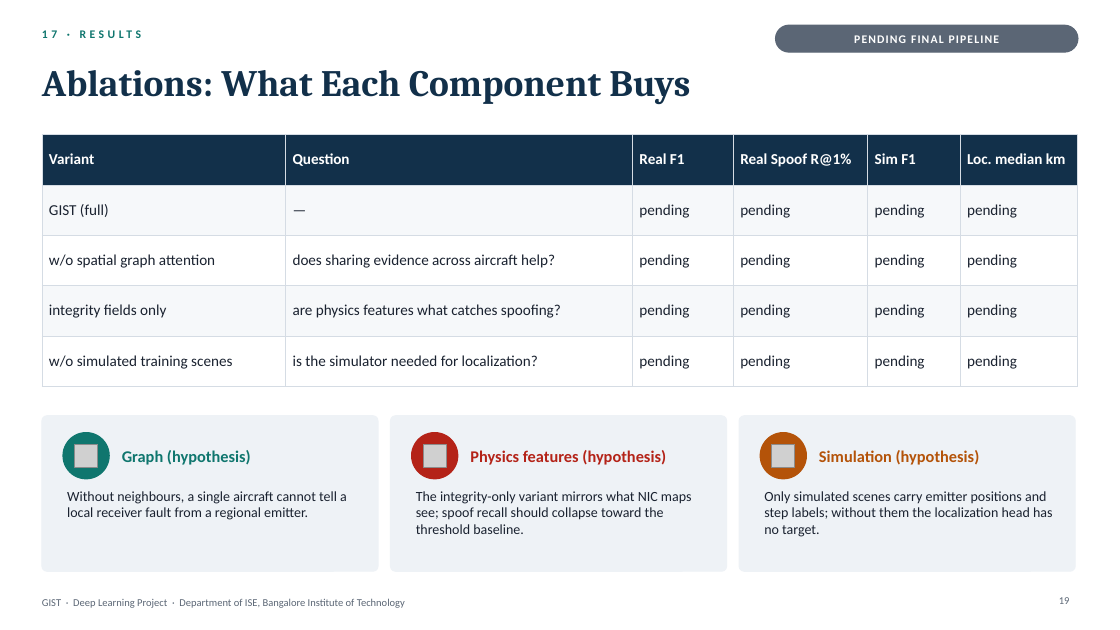
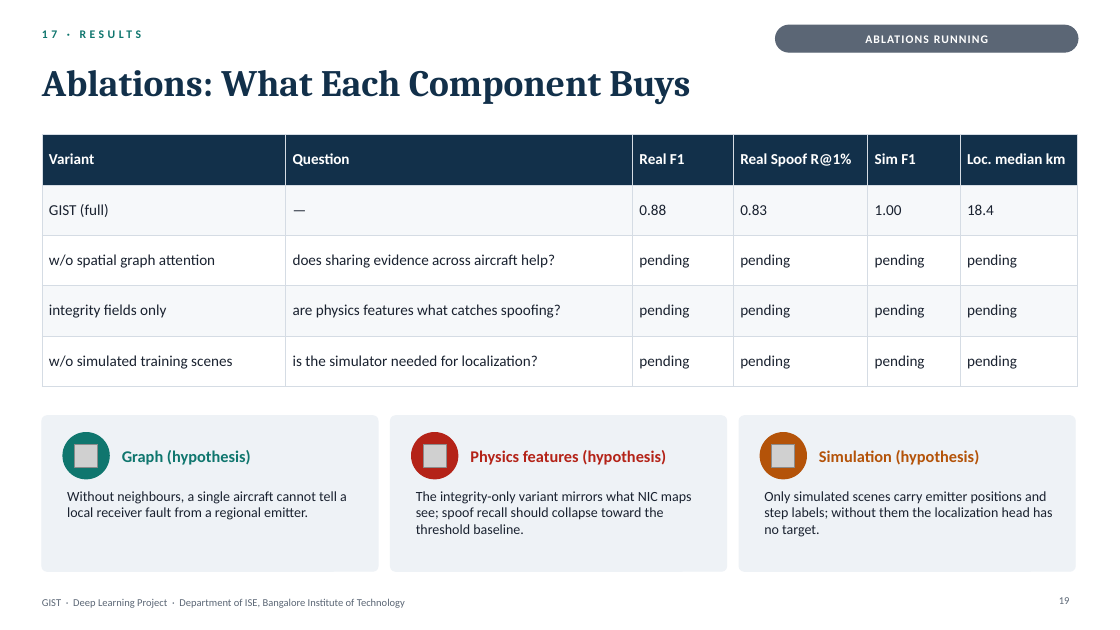
Before and after one commit to mevichitra/gist-gnss-interference, a slide deck: slide 19 of presentation/GIST_DL_Project.pptx. Drawn at 1120x630 pixels with LibreOffice and Linux fonts; fonts in the diff are those of the drawing; grey boxes stand for pictures. Boxes give left, top, right and bottom in pixels: in the first picture for what was removed or moved away, otherwise in the second. Text is boxed around its words. In the diff, an @@ line names an element or a change of style, - is before the commit and + after.

```diff
--- a/presentation/GIST_DL_Project.pptx
+++ b/presentation/GIST_DL_Project.pptx
@@ text at box(865, 35, 988, 43): text changed @@
-PENDING FINAL PIPELINE
+ABLATIONS RUNNING
@@ table at box(42, 134, 1078, 373) @@
-row 2: GIST (full) | — | pending | pending | pending | pending
+row 2: GIST (full) | — | 0.88 | 0.83 | 1.00 | 18.4
```
Also in this commit, not shown: 6 other slides changed, 8 other files.
